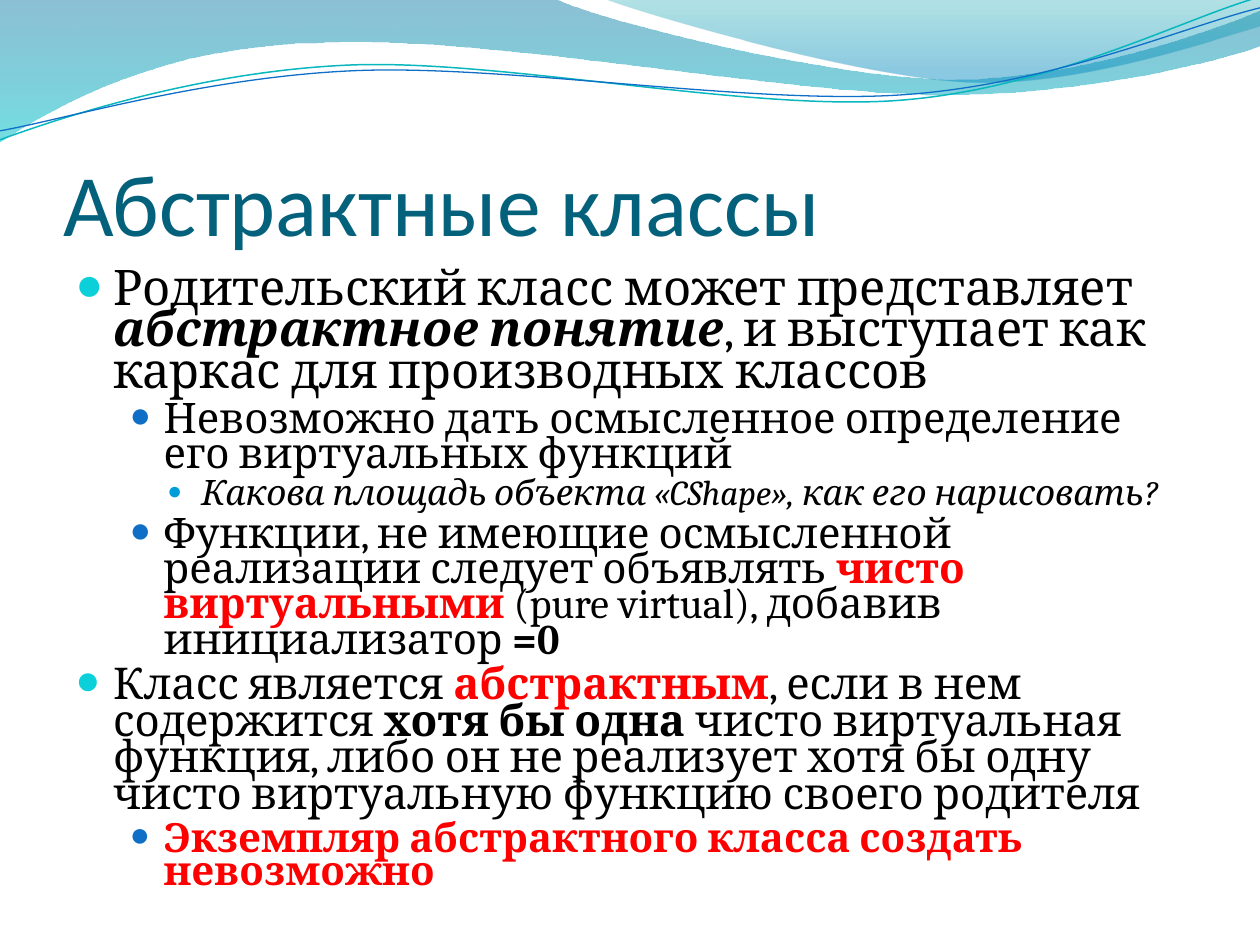
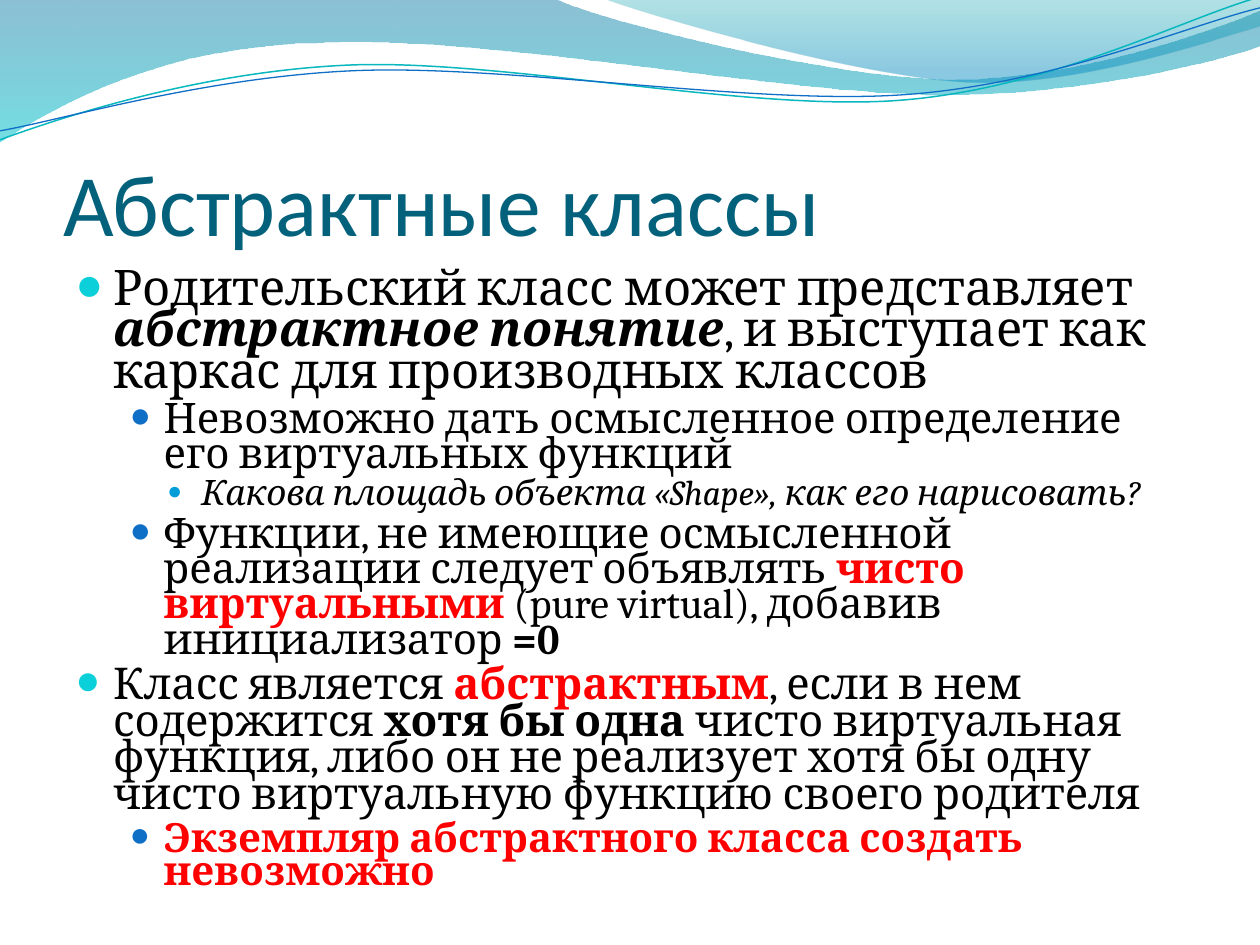
Before and after one commit to alexey-malov/oop, a slide deck: slide 87 of lectures/03/Наследование и полиморфизм.pptx. Drawn at 1260x945 pixels with LibreOffice and Linux fonts; fonts in the diff are those of the drawing; background and template pictures are left out. Boxes give left, top, right and bottom in pixels: in the first picture for what was removed or moved away, otherwise in the second. Text is boxed around its words. In the diff, an @@ line names an element or a change of style, - is before the commit and + after.

```diff
--- a/lectures/03/Наследование и полиморфизм.pptx
+++ b/lectures/03/Наследование и полиморфизм.pptx
@@ text at (x1=201, y1=472, x2=1126, y2=514): text changed @@
-    ● Какова площадь объекта «CShape», как его нарисовать?
+    ● Какова площадь объекта «Shape», как его нарисовать?
```
Also in this commit, not shown: 3 other slides changed, 1 other file.
